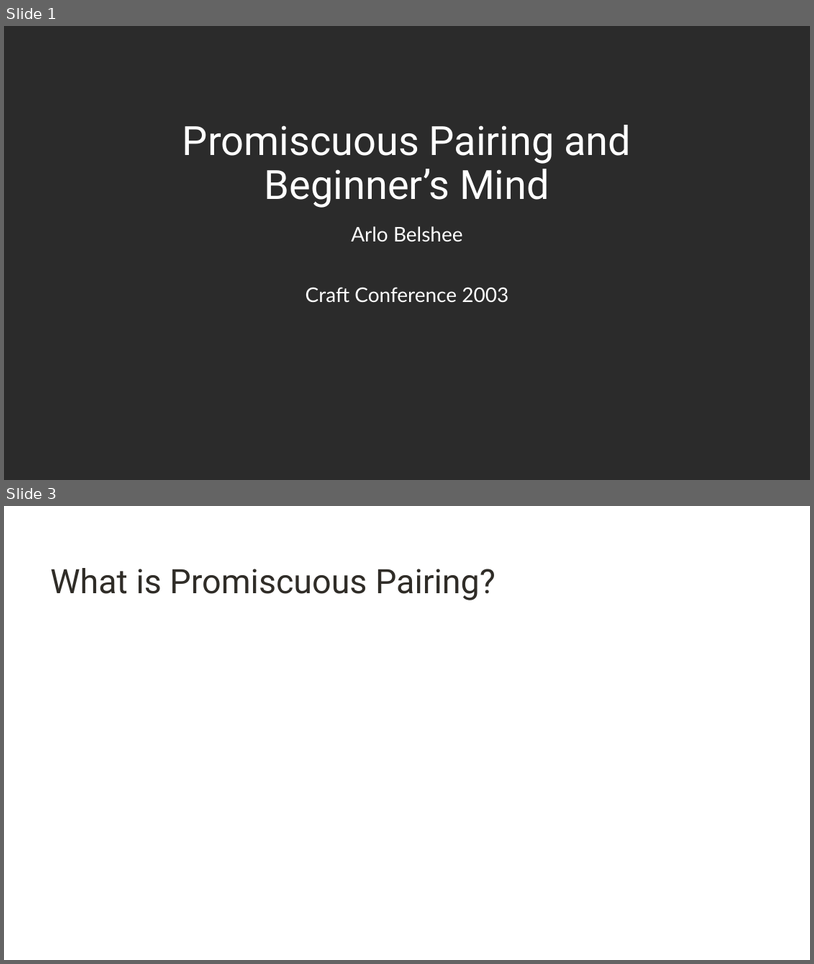
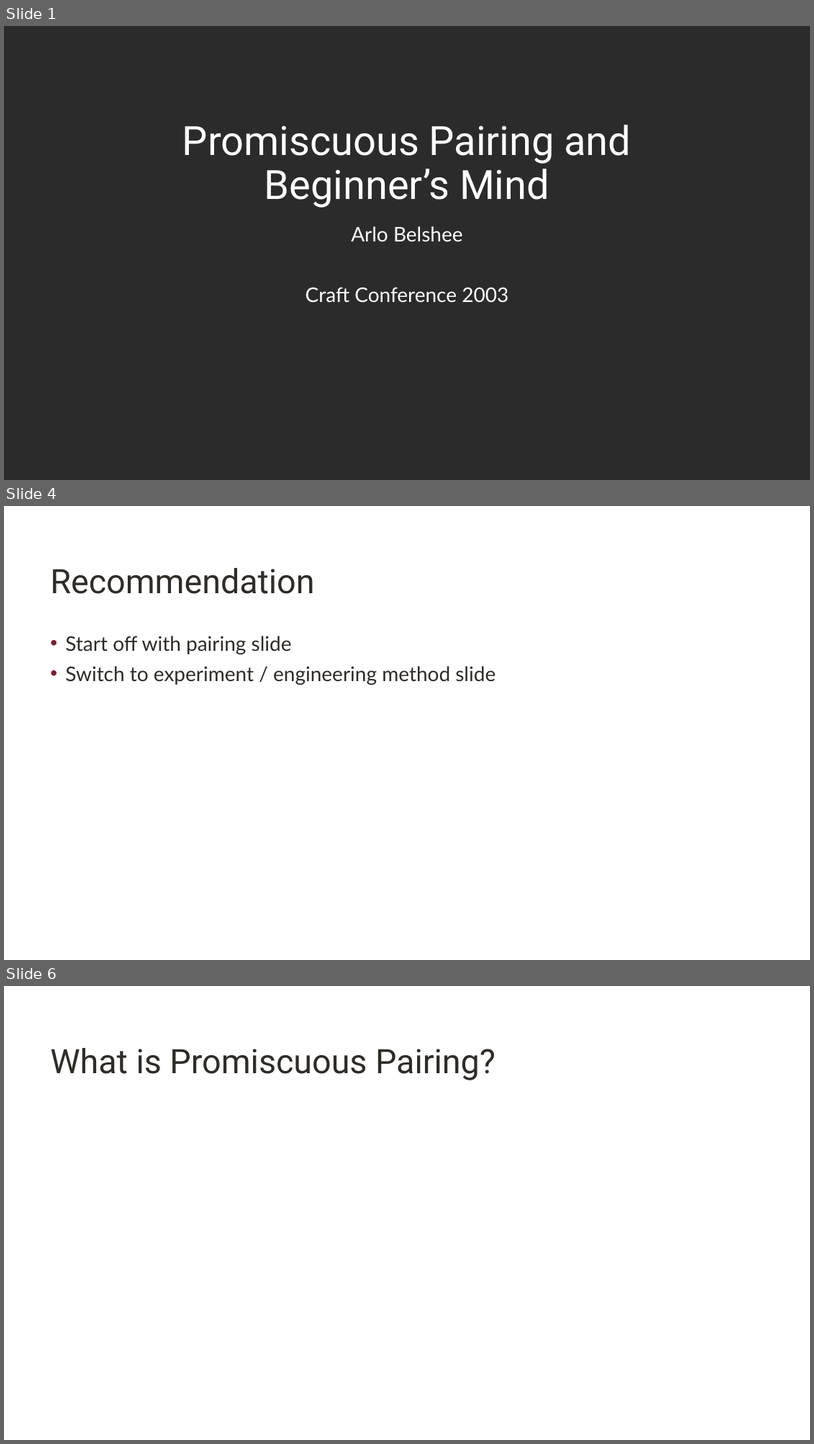
Before and after one commit to digdeeproots/talks, a slide deck: Decks/Craft2023-PromiscuousPairingBeginnerMind.pptx. Shown one above the other, each under a label of ours: slides 1 and 3 before the commit, slides 1, 4 and 6 after it; the slides between them are not shown. The pictures are 814x964 and 814x1444 pixels, drawn with LibreOffice and Linux fonts; fonts in the diff are those of the drawing; background and template pictures are left out; a plain dark background stands for a picture behind light text. Boxes give left, top, right and bottom in pixels: in the first picture for what was removed or moved away, otherwise in the second. Text is boxed around its words. In the diff, an @@ line names an element or a change of style, - is before the commit and + after.

```diff
--- a/Decks/Craft2023-PromiscuousPairingBeginnerMind.pptx
+++ b/Decks/Craft2023-PromiscuousPairingBeginnerMind.pptx
@@ slide 4 added at <box>4,506,810,960</box>, background #FFFFFF @@
@@ title added at <box>50,568,314,594</box>, 40 pt, text #2F2C27 @@
+Recommendation
@@ text added at <box>65,636,496,685</box>, 24 pt, text #2F2C27 @@
+• Start off with pairing slide
+• Switch to experiment / engineering method slide
@@ what was slide 3 is now slide 6 @@
```
Also in this commit, not shown: 1 slide changed, 13 other slides added.
